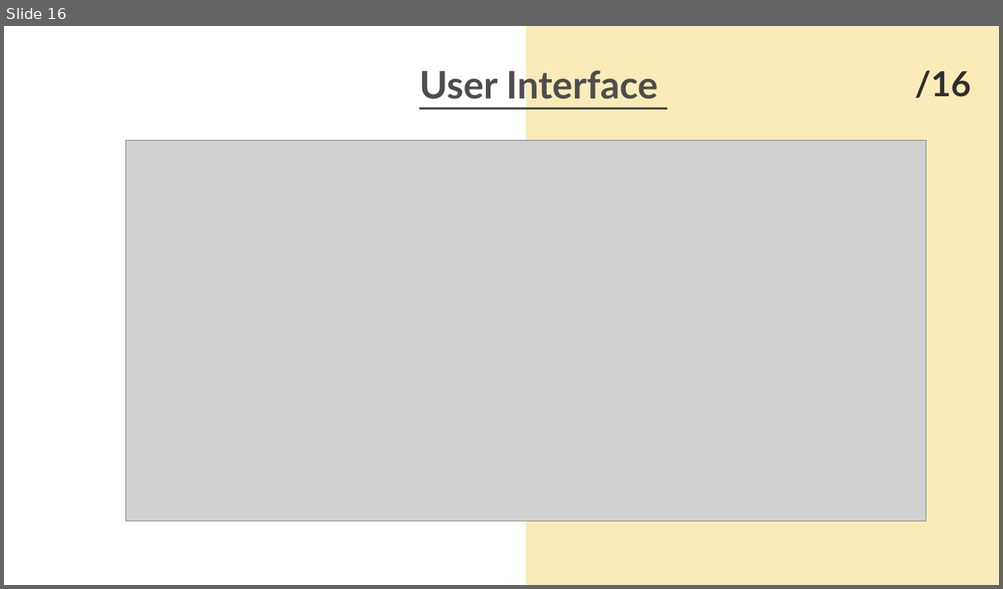
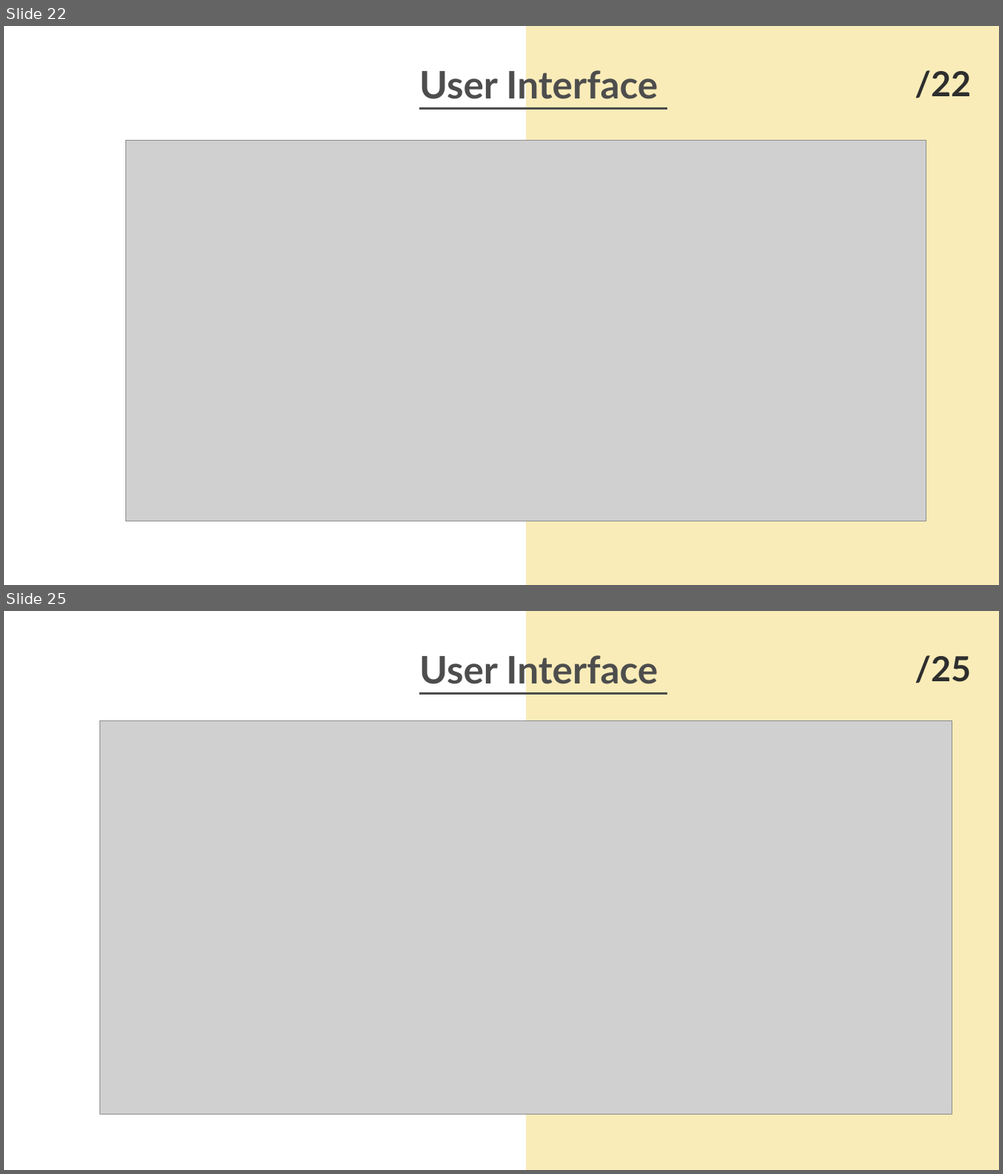
Before and after one commit to SadiaImran/PodVerse, a slide deck: docs/60%/PodVerse-60%-PPT.pptx. Shown one above the other, each under a label of ours: slide 16 before the commit, slides 22 and 25 after it; the slides between them are not shown. The pictures are 1003x589 and 1003x1174 pixels, drawn with LibreOffice and Linux fonts; fonts in the diff are those of the drawing; grey boxes stand for pictures. Boxes give left, top, right and bottom in pixels: in the first picture for what was removed or moved away, otherwise in the second. Text is boxed around its words. In the diff, an @@ line names an element or a change of style, - is before the commit and + after.

Commit message:
updated user interface in slides

```diff
--- a/docs/60%/PodVerse-60%-PPT.pptx
+++ b/docs/60%/PodVerse-60%-PPT.pptx
@@ slide 25 added at (x1=4, y1=611, x2=999, y2=1170), background #FFFFFF @@
@@ freeform shape added at (x1=526, y1=611, x2=999, y2=1170), fill #F9ECB8 @@
@@ text added at (x1=419, y1=651, x2=657, y2=691), 55 pt, text #4D4D4D, bold, underline @@
+User Interface
@@ text added at (x1=914, y1=655, x2=970, y2=684), 50 pt, text #2E2E2E, bold @@
+/25
@@ picture added at (x1=100, y1=721, x2=951, y2=1115) @@
@@ what was slide 16 is now slide 22 @@
@@ slide 22 changed as well @@
@@ text at (x1=914, y1=70, x2=970, y2=99): text changed @@
-/16
+/22
```
Also in this commit, not shown: 6 other slides changed, 8 other slides added.
